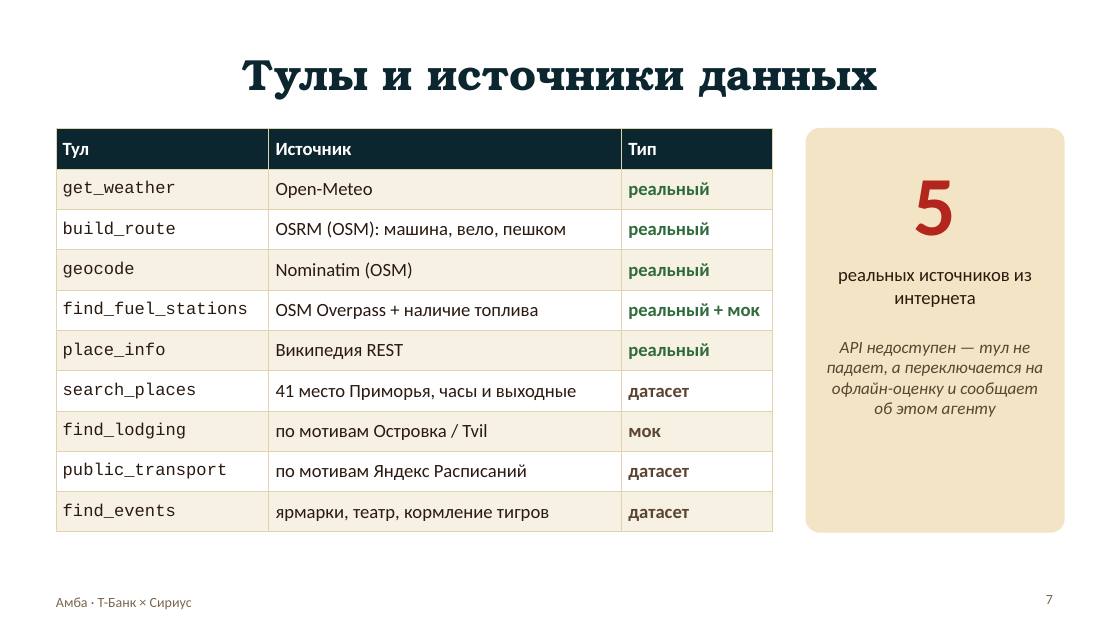
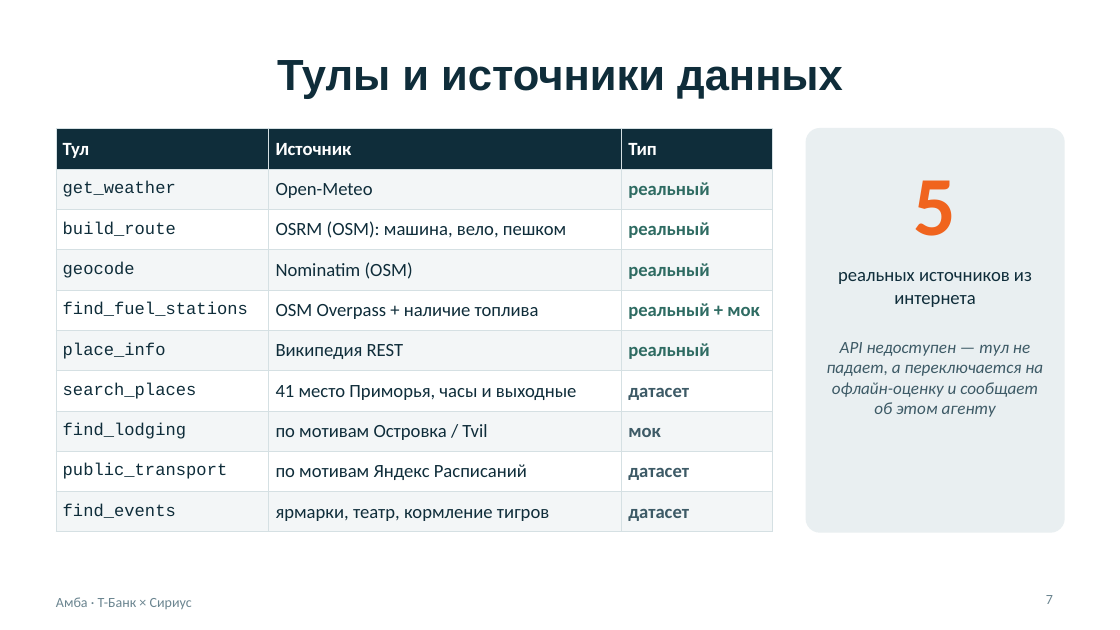
Before and after one commit to BessolitsinGleb/AI-ta, a slide deck: slide 7 of presentation/Amba_Travel_AI.pptx. Drawn at 1120x630 pixels with LibreOffice and Linux fonts; fonts in the diff are those of the drawing. Boxes give left, top, right and bottom in pixels: in the first picture for what was removed or moved away, otherwise in the second. Text is boxed around its words. In the diff, an @@ line names an element or a change of style, - is before the commit and + after.

```diff
--- a/presentation/Amba_Travel_AI.pptx
+++ b/presentation/Amba_Travel_AI.pptx
@@ title "Тулы и источники данных" at <box>277,60,843,99</box>: font TeX Gyre Bonum to Arial, text colour #0C2630 to #0F2D3A @@
@@ table at <box>56,129,773,525</box> @@
@@ fill #0C2630 to #0F2D3A in row 1 @@
@@ fill #F7F1E3 to #F3F6F7 in 15 cells @@
@@ text colour #2A1A10 to #0F2D3A in "get_weather", "Open-Meteo", "build_route", "OSRM (OSM): машина, вело, пешком" and 14 more places @@
@@ text colour #2F6B3A to #2E6B62 in "реальный", "реальный", "реальный", "реальный + мок" and 1 more places @@
@@ text colour #5B4431 to #3D5A66 in "датасет", "мок", "датасет", "датасет" @@
@@ borders changed @@
@@ rounded rectangle at <box>806,129,1064,532</box>: fill #F2E4C4 to #E9EFF1; outline #F2E4C4 1 pt to #E9EFF1 1 pt @@
@@ text "5" at <box>914,180,957,236</box>: text colour #B3261E to #F0641E @@
@@ text "реальных источников из интернета" at <box>838,272,1032,307</box>: text colour #2A1A10 to #0F2D3A @@
@@ text "API недоступен — тул не ..." at <box>827,342,1043,417</box>: text colour #5B4431 to #3D5A66 @@
@@ text "Амба · Т-Банк × Сириус" at <box>56,597,192,609</box>: text colour #7D6650 to #6B8590 @@
@@ page number at <box>1046,595,1053,604</box>: text colour #7D6650 to #6B8590 @@
```
Also in this commit, not shown: 12 other slides changed, 2 slides added, 2 slides removed, 28 other files.
